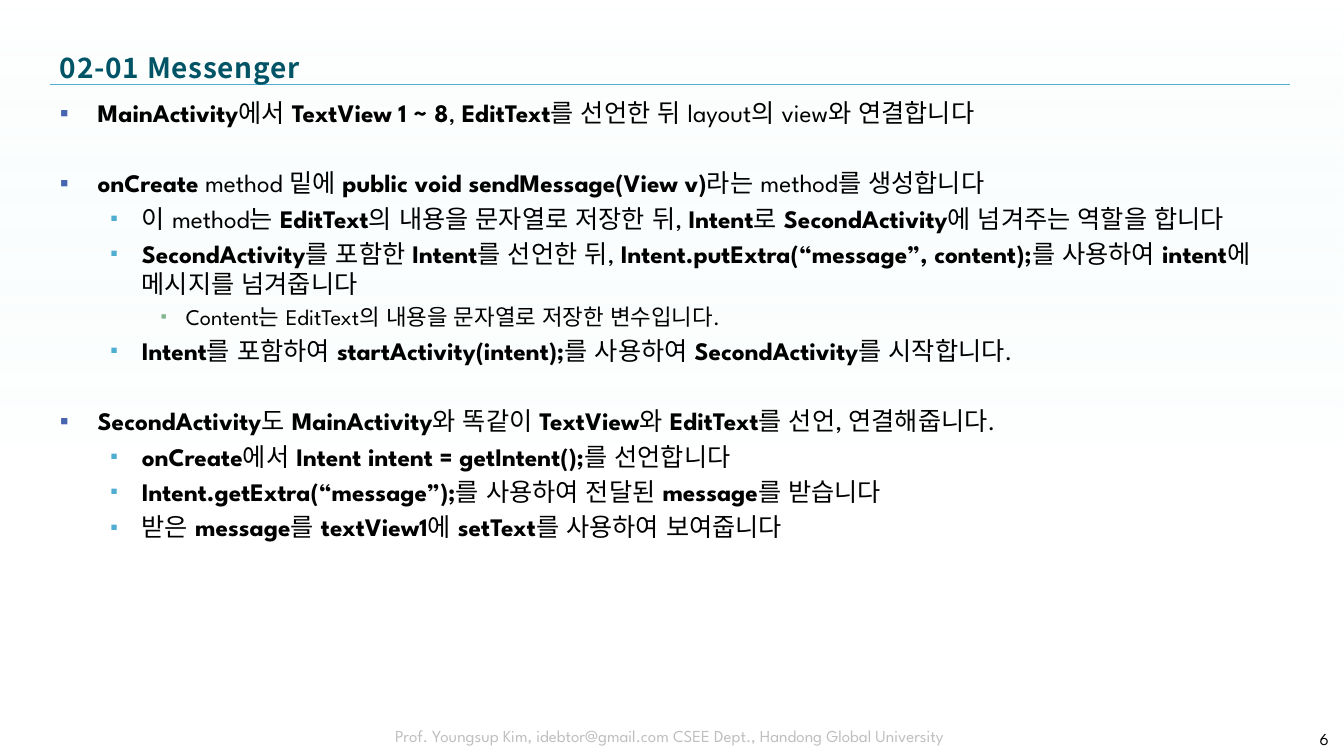
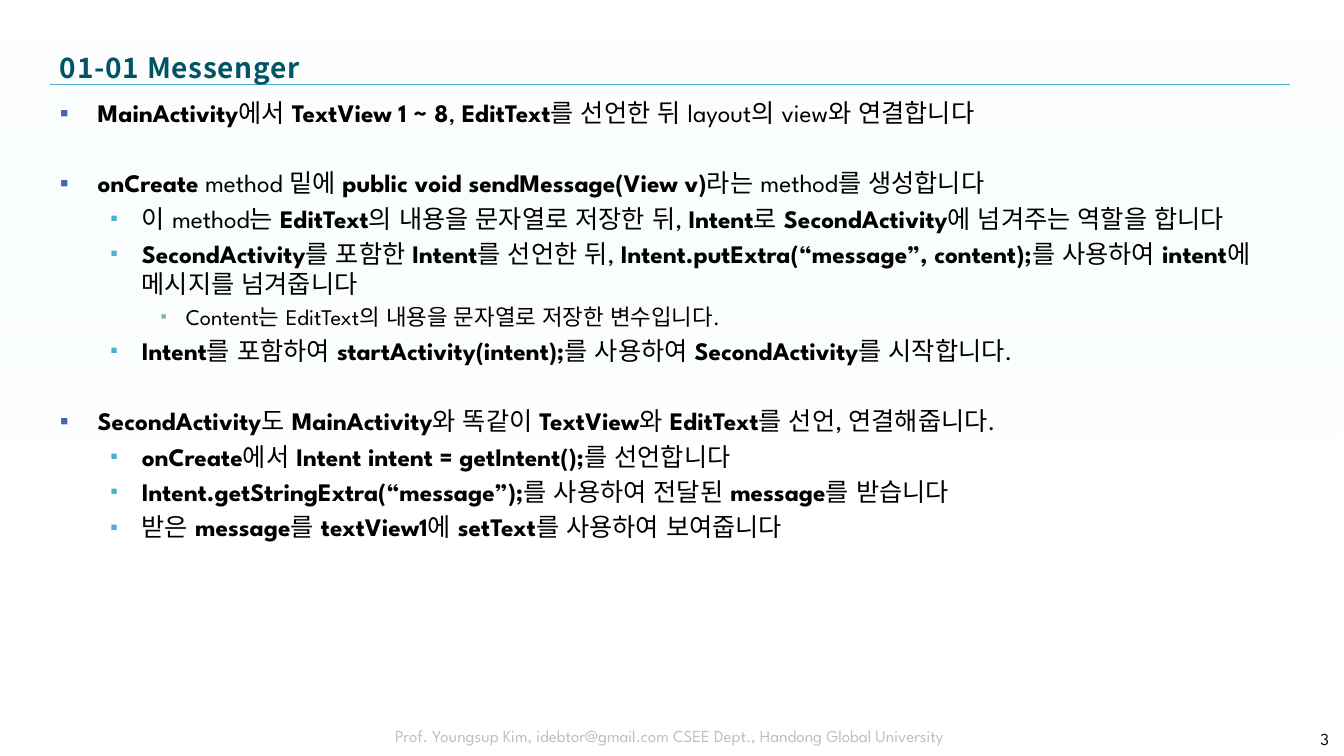
Before and after one commit to tae7841/HuStarAS, a slide deck: slide 3 of ppts/Day_4_Activity.pptx (slide 6 before the commit). Drawn at 1344x756 pixels with LibreOffice and Linux fonts; fonts in the diff are those of the drawing; background and template pictures are left out. Boxes give left, top, right and bottom in pixels: in the first picture for what was removed or moved away, otherwise in the second. Text is boxed around its words. In the diff, an @@ line names an element or a change of style, - is before the commit and + after.

```diff
--- a/ppts/Day_4_Activity.pptx
+++ b/ppts/Day_4_Activity.pptx
@@ title at (60,57,300,85): text changed @@
-02-01 Messenger
+01-01 Messenger
@@ text at (142,480,949,507): text changed @@
-  ▪ Intent.getExtra(“message”);를 사용하여 전달된 message를 받습니다
+  ▪ Intent.getStringExtra(“message”);를 사용하여 전달된 message를 받습니다
@@ page number at (1320,733,1329,745): text changed @@
-6
+3
```
Also in this commit, not shown: 6 other slides changed, 3 slides removed, 1 other file.
